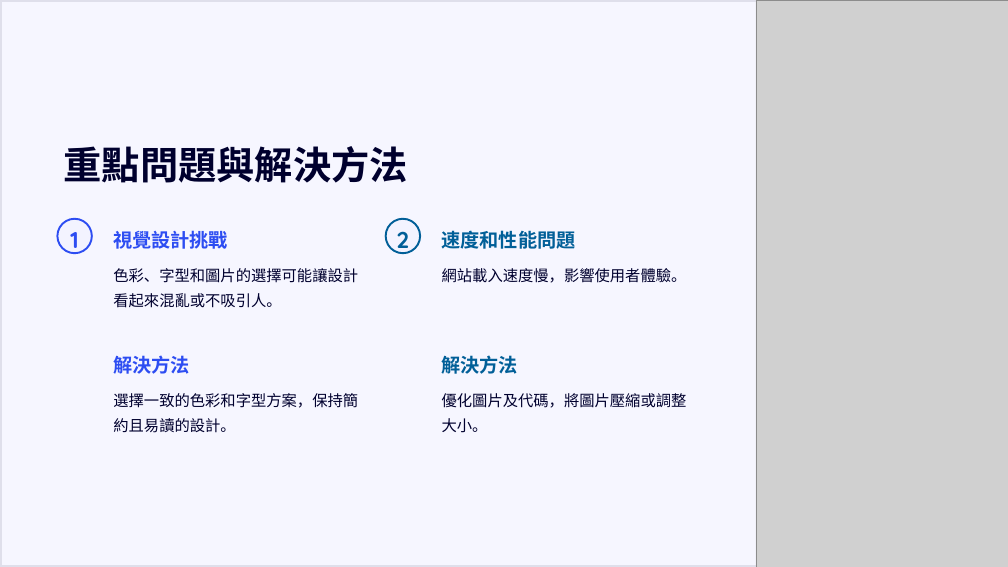
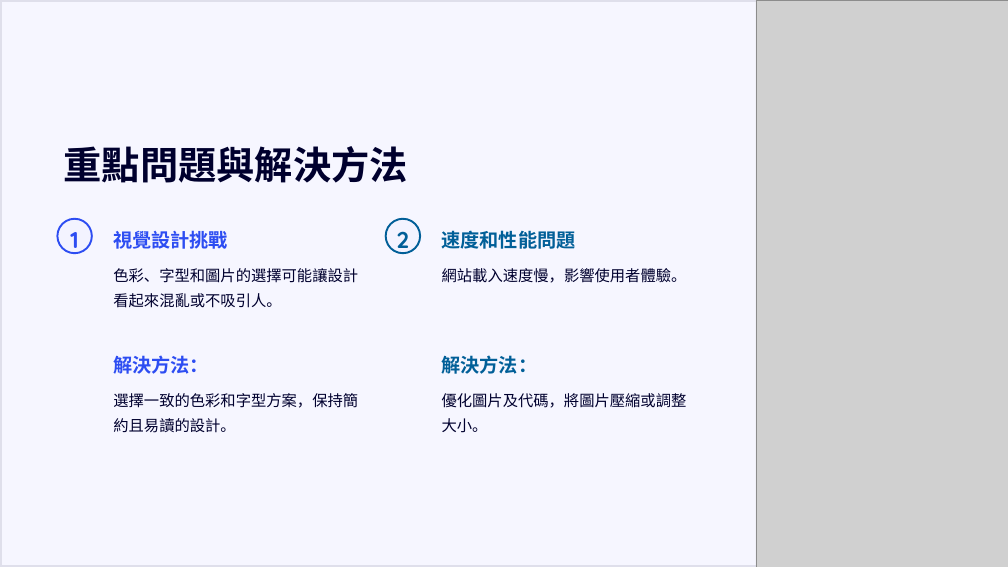
Before and after one commit to hkchukk/hkmy, a slide deck: slide 6 of hkmy-01157165+01157163.pptx. Drawn at 1008x567 pixels with LibreOffice and Linux fonts; fonts in the diff are those of the drawing; grey boxes stand for pictures; background and template pictures are left out. Boxes give left, top, right and bottom in pixels: in the first picture for what was removed or moved away, otherwise in the second. Text is boxed around its words. In the diff, an @@ line names an element or a change of style, - is before the commit and + after.

```diff
--- a/hkmy-01157165+01157163.pptx
+++ b/hkmy-01157165+01157163.pptx
@@ text at bbox=[113, 355, 209, 374]: text changed @@
-解決方法
+解決方法：
@@ text at bbox=[442, 355, 538, 374]: text changed @@
-解決方法
+解決方法：
```
Also in this commit, not shown: 1 other slide changed, 26 other files.
